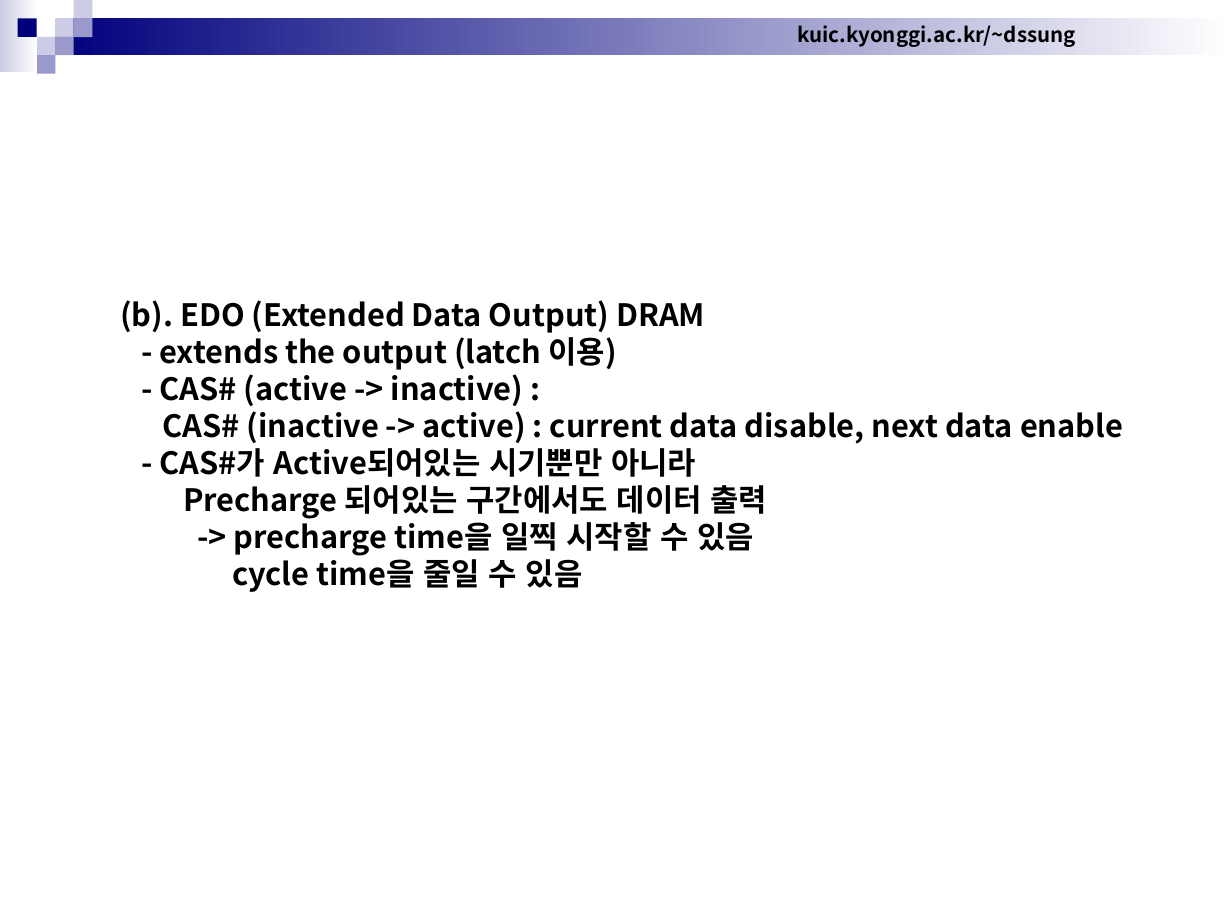
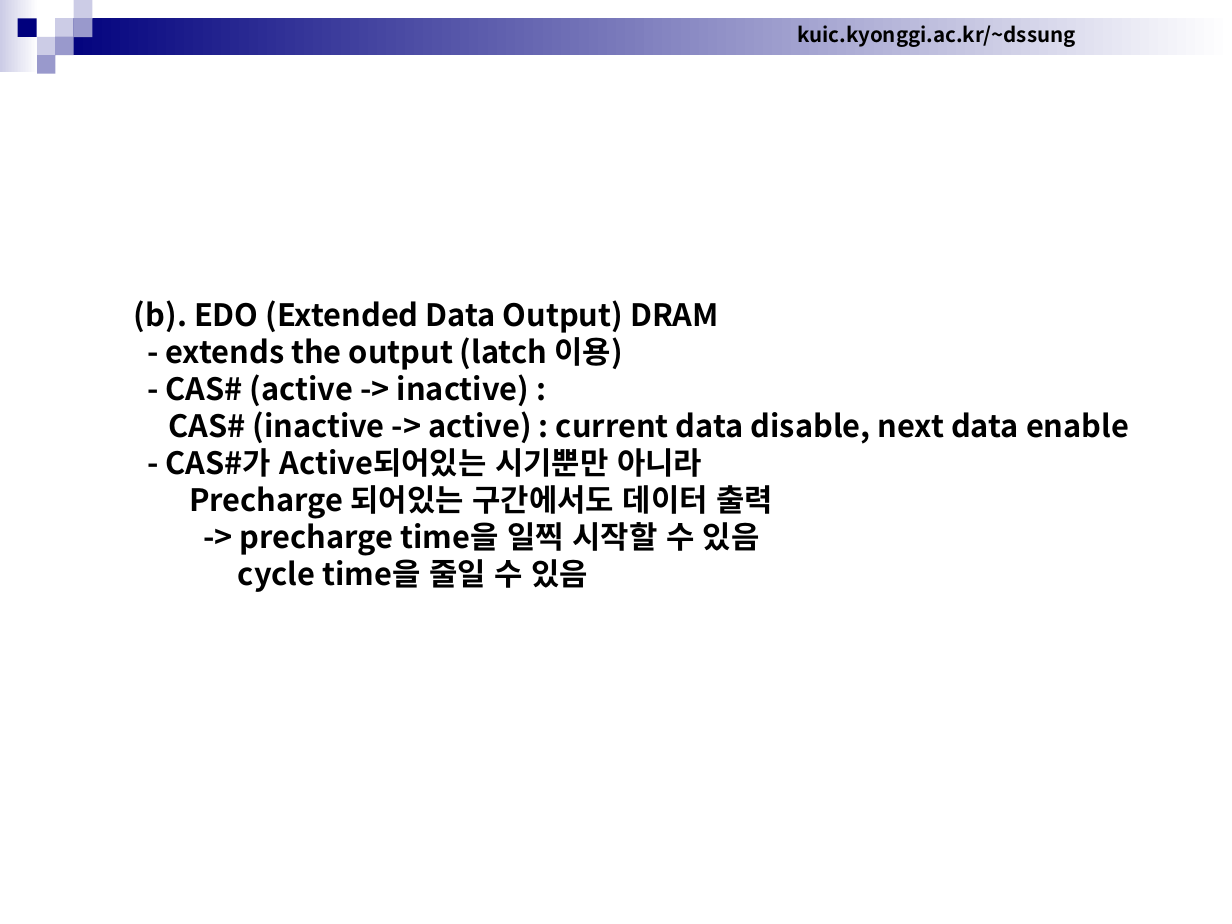
Before and after one commit to cocojk/major, a slide deck: slide 36 of arch3/Chapter7. Memory - DRAM.ppt. Drawn at 1232x924 pixels with LibreOffice and Linux fonts; fonts in the diff are those of the drawing. Boxes give left, top, right and bottom in pixels: in the first picture for what was removed or moved away, otherwise in the second. Text is boxed around its words. In the diff, an @@ line names an element or a change of style, - is before the commit and + after.

```diff
--- a/arch3/Chapter7. Memory - DRAM.ppt
+++ b/arch3/Chapter7. Memory - DRAM.ppt
@@ text "(b). EDO (Extended Data Output) ..." rewrapped from [120, 300, 1123, 592] to [134, 300, 1129, 592] @@
```
Also in this commit, not shown: 58 other slides changed, 3 other files.
